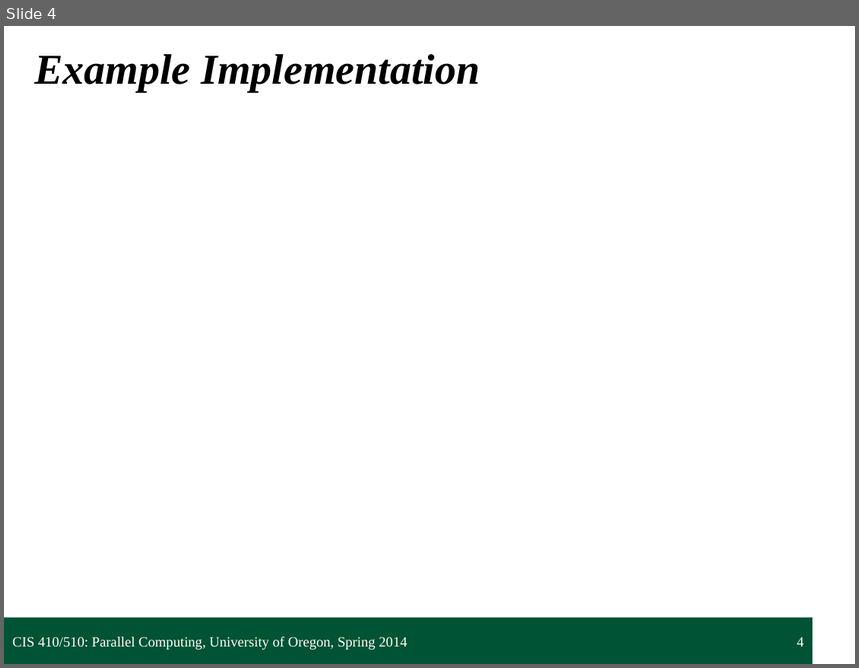
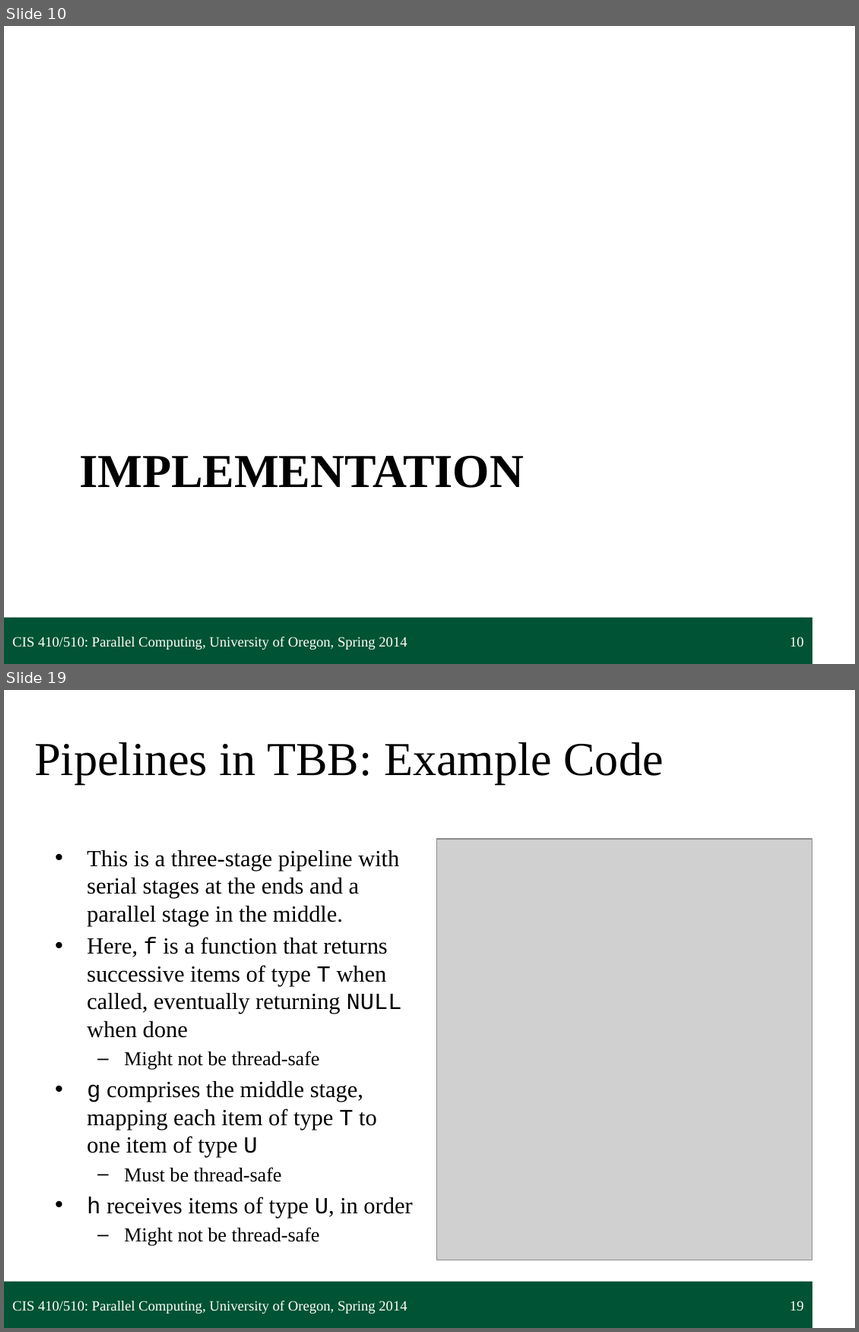
Before and after one commit to UOregonParallel/CourseMaterials, a slide deck: lecture_content/classSlides/6_pipelinePattern/pipelinePattern.pptx. Shown one above the other, each under a label of ours: slide 4 before the commit, slides 10 and 19 after it; the slides between them are not shown. The pictures are 859x668 and 859x1332 pixels, drawn with LibreOffice and Linux fonts; fonts in the diff are those of the drawing; grey boxes stand for pictures; background and template pictures are left out. Boxes give left, top, right and bottom in pixels: in the first picture for what was removed or moved away, otherwise in the second. Text is boxed around its words. In the diff, an @@ line names an element or a change of style, - is before the commit and + after.

Commit message:
Pipeline slides

```diff
--- a/lecture_content/classSlides/6_pipelinePattern/pipelinePattern.pptx
+++ b/lecture_content/classSlides/6_pipelinePattern/pipelinePattern.pptx
@@ slide 19 added at (4, 690, 855, 1328), background #FFFFFF; not listed: 1 template element that a slide beside it also shows @@
@@ title added at (34, 742, 663, 784), 40 pt, text #000000 @@
+Pipelines in TBB: Example Code
@@ picture added at (436, 839, 813, 1260) @@
@@ text added at (87, 850, 412, 1246), 19.6 pt, text #000000 @@
+• This is a three-stage pipeline with serial stages at the ends and a parallel stage in the middle.
+• Here, f is a function that returns successive items of type T when called, eventually returning NULL when done
+  – Might not be thread-safe
+• g comprises the middle stage, mapping each item of type T to one item of type U
+  – Must be thread-safe
+• h receives items of type U, in order
+  – Might not be thread-safe
@@ text added at (12, 1301, 407, 1314), 12 pt, text #FFFFFF @@
+CIS 410/510: Parallel Computing, University of Oregon, Spring 2014
@@ page number added at (790, 1301, 804, 1312), 12 pt, text #FFFFFF @@
+19
@@ what was slide 4 is now slide 10 @@
@@ slide 10 changed as well @@
@@ title "IMPLEMENTATION" at (80, 455, 525, 488): vertical alignment middle to top @@
@@ title at (80, 455, 525, 488): text changed; size 36 to 40 pt; italic off @@
-Example Implementation
+IMPLEMENTATION
@@ page number at (790, 637, 804, 647): text changed @@
-4
+10
```
Also in this commit, not shown: 2 other slides changed, 24 other slides added.
